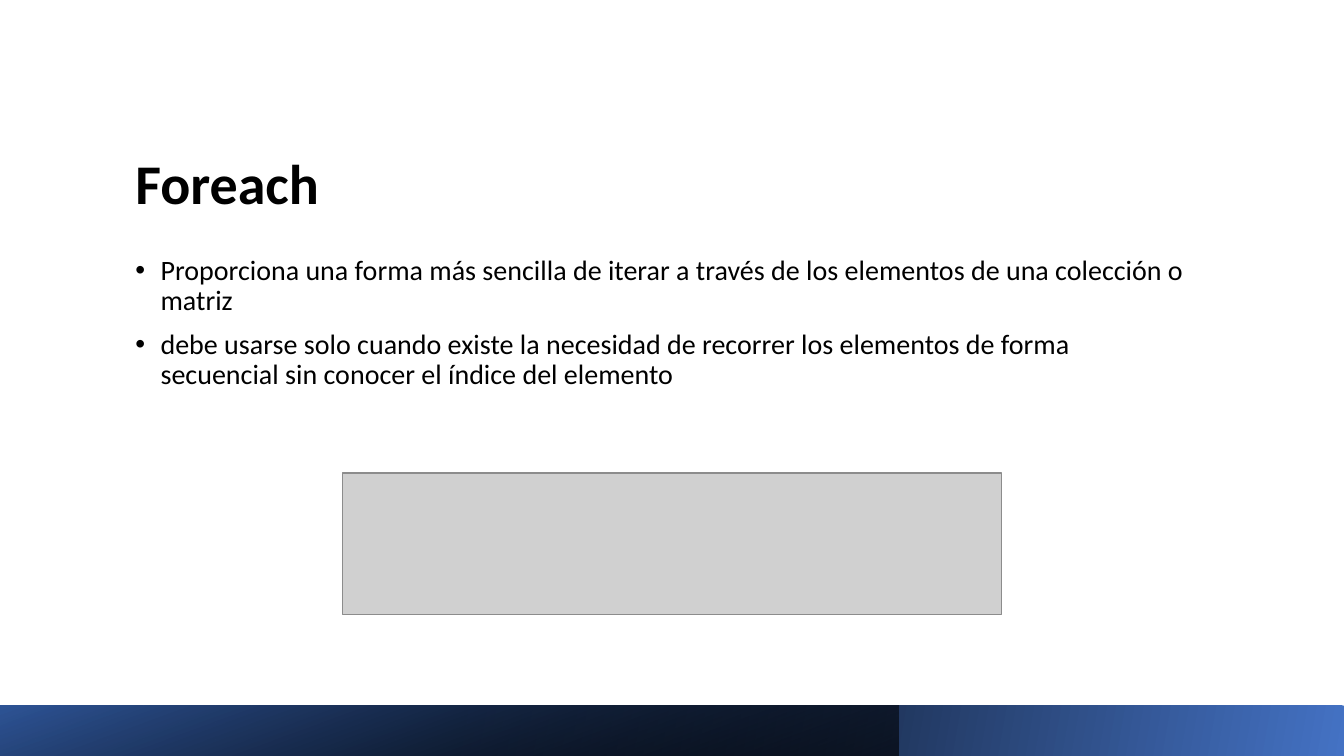
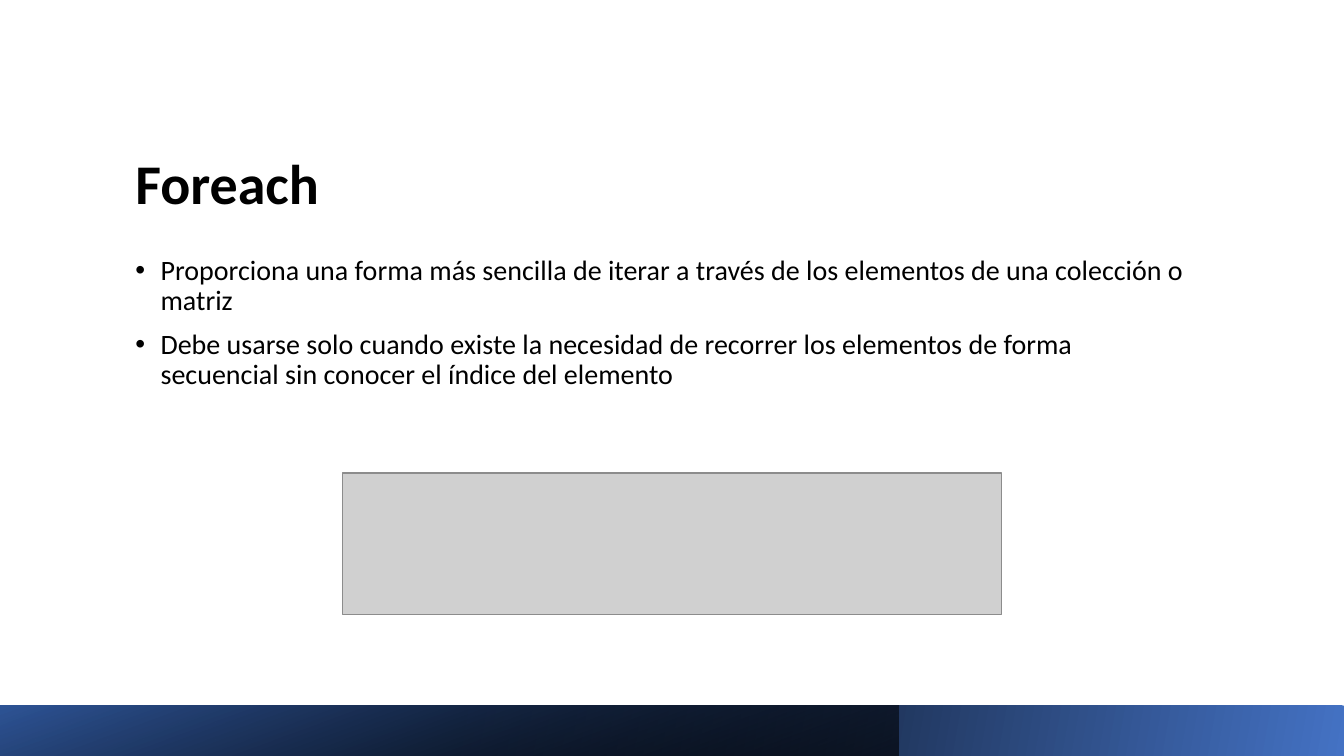
Before and after one commit to Charris1904/automation-qa-sessions, a slide deck: slide 29 of files/1. Java.pptx. Drawn at 1344x756 pixels with LibreOffice and Linux fonts; fonts in the diff are those of the drawing; grey boxes stand for pictures. Boxes give left, top, right and bottom in pixels: in the first picture for what was removed or moved away, otherwise in the second. Text is boxed around its words. In the diff, an @@ line names an element or a change of style, - is before the commit and + after.

```diff
--- a/files/1. Java.pptx
+++ b/files/1. Java.pptx
@@ text at [161, 334, 1072, 385]: text changed @@
-• debe usarse solo cuando existe la necesidad de recorrer los elementos de forma secuencial sin conocer el índice del elemento
+• Debe usarse solo cuando existe la necesidad de recorrer los elementos de forma secuencial sin conocer el índice del elemento
```
Also in this commit, not shown: 3 other slides changed, 10 other files.
